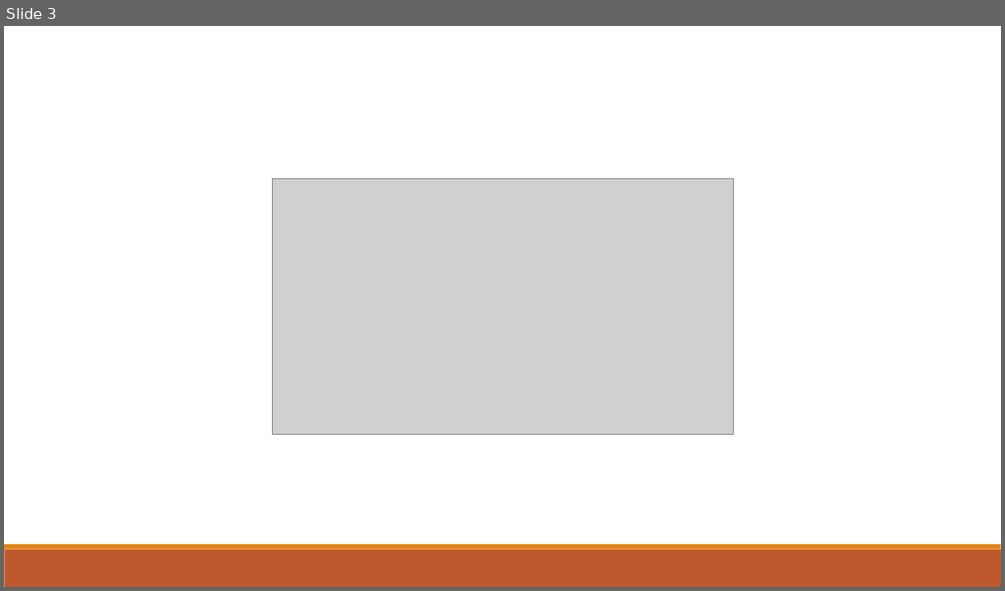
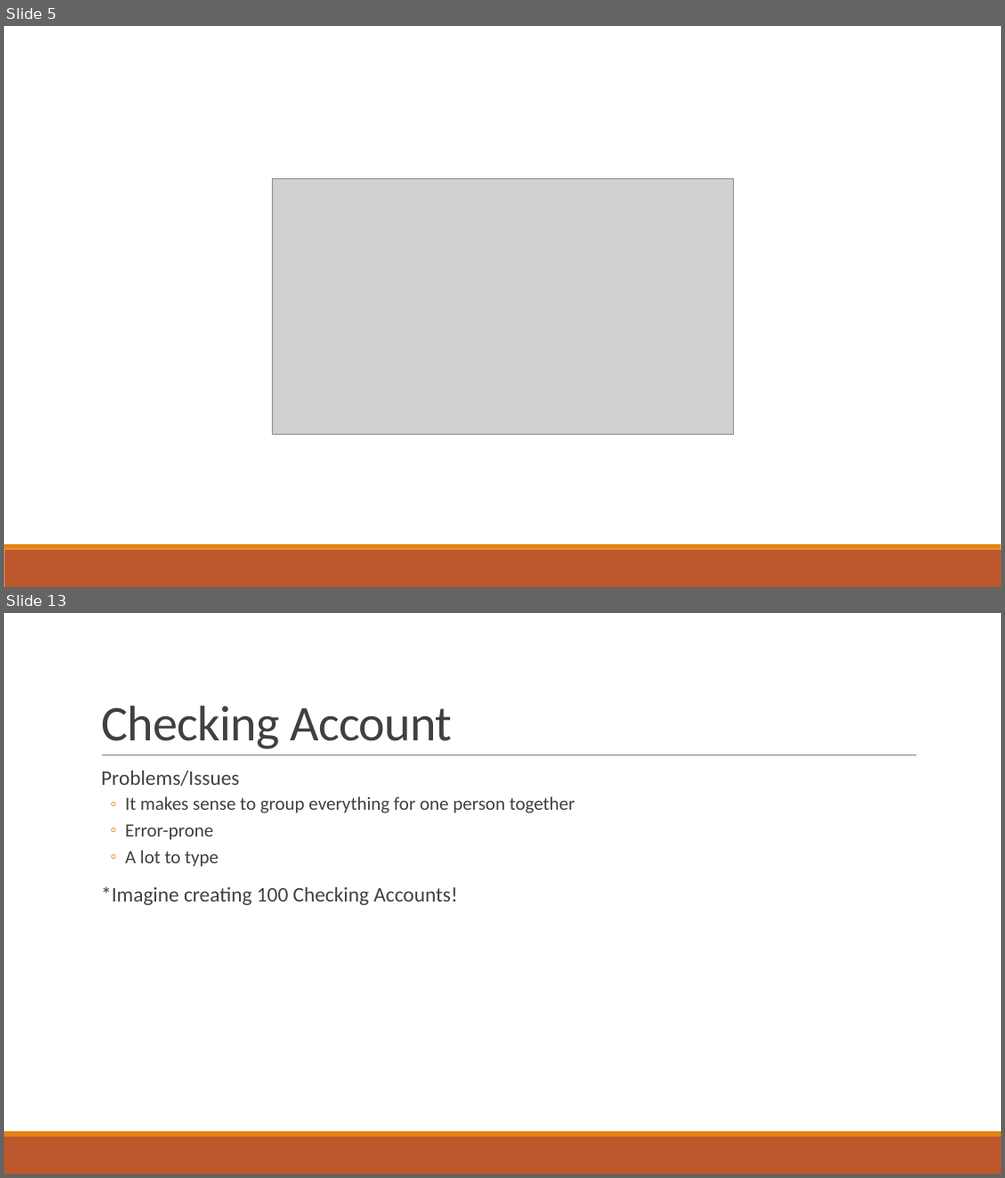
Before and after one commit to thewangclass/apcsa-curriculum, a slide deck: 02-Using-Objects/PowerPoints/01-Instances-of-Classes.pptx. Shown one above the other, each under a label of ours: slide 3 before the commit, slides 5 and 13 after it; the slides between them are not shown. The pictures are 1005x591 and 1005x1178 pixels, drawn with LibreOffice and Linux fonts; fonts in the diff are those of the drawing; grey boxes stand for pictures. Boxes give left, top, right and bottom in pixels: in the first picture for what was removed or moved away, otherwise in the second. Text is boxed around its words. In the diff, an @@ line names an element or a change of style, - is before the commit and + after.

```diff
--- a/02-Using-Objects/PowerPoints/01-Instances-of-Classes.pptx
+++ b/02-Using-Objects/PowerPoints/01-Instances-of-Classes.pptx
@@ slide 13 added at (4,613,1001,1174), background #FFFFFF; not listed: 2 template elements that a slide beside it also shows @@
@@ title added at (101,706,452,749), 48 pt, text #404040 @@
+Checking Account
@@ text added at (101,771,575,905), 18 pt, text #404040 @@
+  Problems/Issues
+  ◦ It makes sense to group everything for one person together
+  ◦ Error-prone
+  ◦ A lot to type
+  *Imagine creating 100 Checking Accounts!
@@ line added from (102, 755) to (917, 755), #808080 0.5 pt @@
@@ what was slide 3 is now slide 5 @@
```
Also in this commit, not shown: 3 slides changed, 49 other slides added, 2 slides removed, 31 other files.
